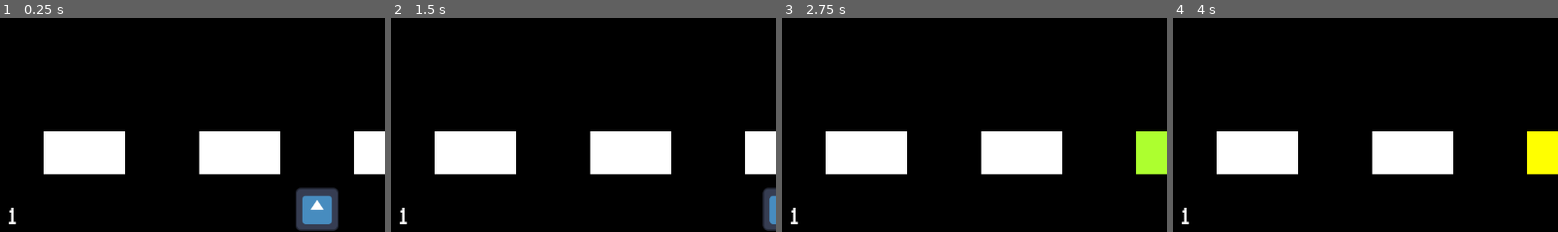
Above: before the commit, frames 1-4 (left to right).
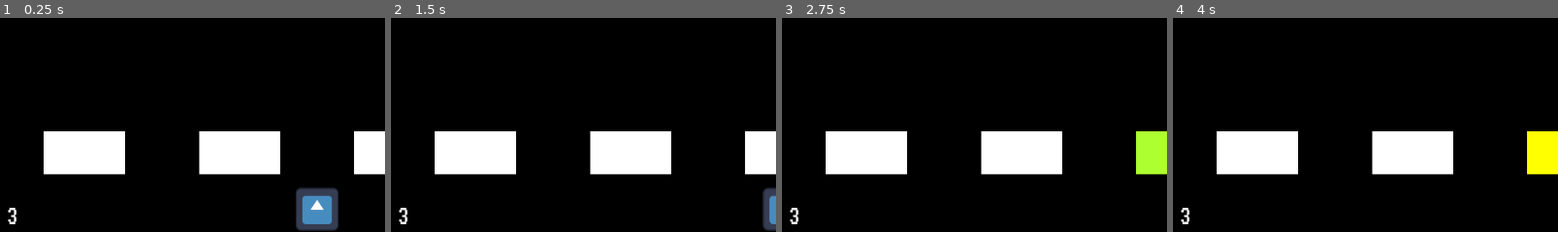
Above: after the commit, the same moments.

Repository: SolarOracle/Space-Invaders-Pizza-Party
Game: Godot game, scene res://Scenes/test_scene.tscn
Two runs of this game, one before a commit and one after it. Both use one fixed random seed, a clock stepped at 60 frames per second and the inputs below. The engine's default icon, where the game draws it, is replaced by a stand-in: a white triangle on a blue panel in a dark square.
Inputs:
- Up to frame 1 (0.25 s): no input
- Up to frame 2 (1.5 s): hold D (move_right) 0.53-1.28 s; tap Space (shoot) at 0.6, 1.35 s; hold A (move_left) from 1.28 s (still down)
- Up to frame 3 (2.75 s): release A (move_left) at 2.03 s; hold D (move_right) from 2.03 s (still down); tap Space (shoot) at 2.1 s
- Up to frame 4 (4 s): tap Space (shoot) at 2.85, 3.6 s; release D (move_right) at 3.53 s; hold A (move_left) from 3.53 s (still down)
The pictures show only the part of the screen within x 9-59%, y 49-99%; the shares and areas given below are measured in that part.

The runs differ from the first frame. In frame 1, 0.1% of the frame differs, in the area x 2-5%, y 88-97%; in frame 2, 0.1%; in frame 3, 0.1%; in frame 4, 0.1%.

Commit message:
lose_life function added

Diff:
--- a/Scenes/test_scene.tscn
+++ b/Scenes/test_scene.tscn
@@ -91,6 +91,7 @@
 shape = SubResource("RectangleShape2D_qyak5")
 
 [node name="InvaderManager" type="Node" parent="."]
+unique_name_in_owner = true
 script = ExtResource("3_ly7yb")
 
 [node name="ShotTimer" type="Timer" parent="InvaderManager"]
@@ -107,7 +108,7 @@
 
 [node name="GameManager" type="Node" parent="."]
 script = ExtResource("6_dsqw2")
-lives = 1
+lives = 3
 
 [node name="UI" type="CanvasLayer" parent="."]
 
--- a/Scripts/GameManager.gd
+++ b/Scripts/GameManager.gd
@@ -3,13 +3,18 @@
 @export var lives: int
 
 @onready var player = get_node("/root/TestScene/PlayerTest")
-@onready var invader_manager = $"../InvaderManager"
+@onready var load_player = preload("res://Scenes/player_test.tscn")
+@onready var invader_manager = %InvaderManager
 @onready var points_label = %PointsLabel
 @onready var lives_label = %LivesNumberLabel
+@onready var scene = $".."
 
+var starting_position: Vector2
 var total_score: int
+signal reset_position
 
 func _ready():
+	starting_position = player.position
 	player.death.connect(_on_player_death)
 	lives_label.text = ("%s" % lives)
 
@@ -18,6 +23,17 @@
 
 func win_game():
 	pass
+
+func lose_life():
+	await get_tree().create_timer(1.0).timeout
+	player = load_player.instantiate()
+	scene.add_child(player)
+	player.position = starting_position
+	player.death.connect(_on_player_death)
+	reset_position.emit()
+	lives_label.text = ("%s" % lives)
+	invader_manager.shot_timer.start()
+	invader_manager.shot_timer.paused = false
 
 func update_score(score):
 	total_score += score
@@ -33,3 +49,5 @@
 	lives -= 1
 	if lives == 0:
 		lose_game()
+	else:
+		lose_life()
--- a/Scripts/InvaderManager.gd
+++ b/Scripts/InvaderManager.gd
@@ -17,7 +17,6 @@
 func invader_death():
 	await Engine.get_main_loop().process_frame
 	invader_count -= 1
-	print(game_manager.total_score)
 	check_if_shooter.emit()
 	if invader_count <= 40 and shot_timer.wait_time > 1.3:
 		update_speed.emit(200)
--- a/Scripts/invader.gd
+++ b/Scripts/invader.gd
@@ -19,12 +19,15 @@
 var moving_down: bool = false
 var current_height: Vector2
 var dead: bool = false
+var initial_position: Vector2
 
 func _ready():
 	await Engine.get_main_loop().process_frame
 	connect_with_bounds()
+	initial_position = position
 	invader_manager.check_if_shooter.connect(_on_check_if_shooter)
 	invader_manager.update_speed.connect(_on_update_speed)
+	game_manager.reset_position.connect(_on_reset_position)
 
 func _physics_process(delta):
 	move_and_slide()
@@ -84,3 +87,7 @@
 
 func _on_update_speed(speed):
 	move_speed = speed
+
+func _on_reset_position():
+	direction = -1
+	position = initial_position
